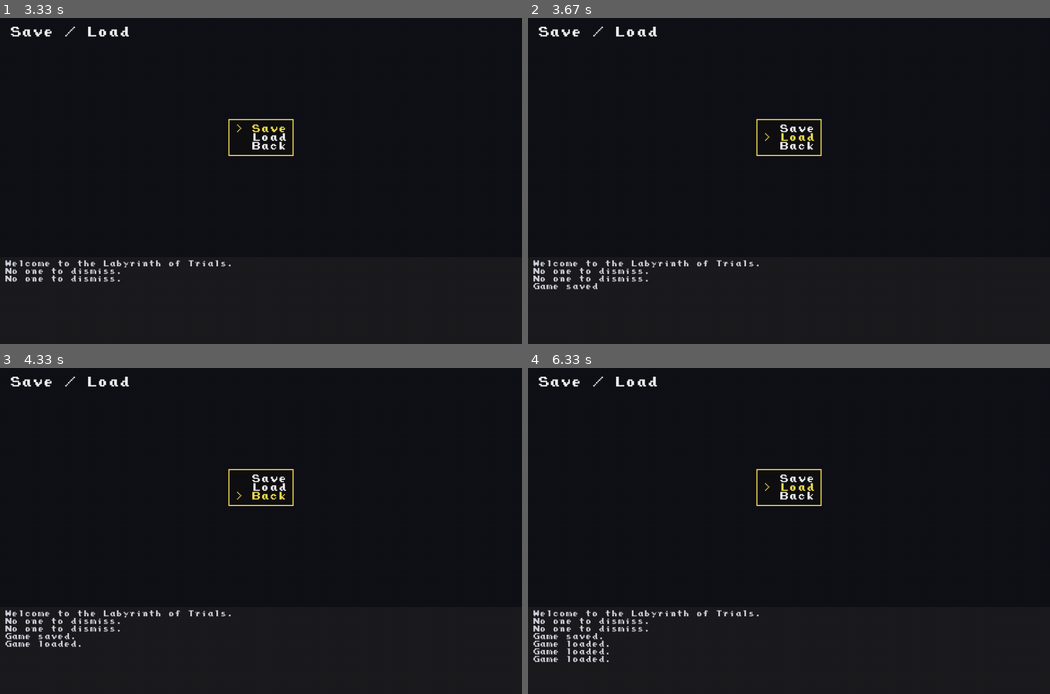
Above: before the commit, frames 1-4 (two rows, left to right).
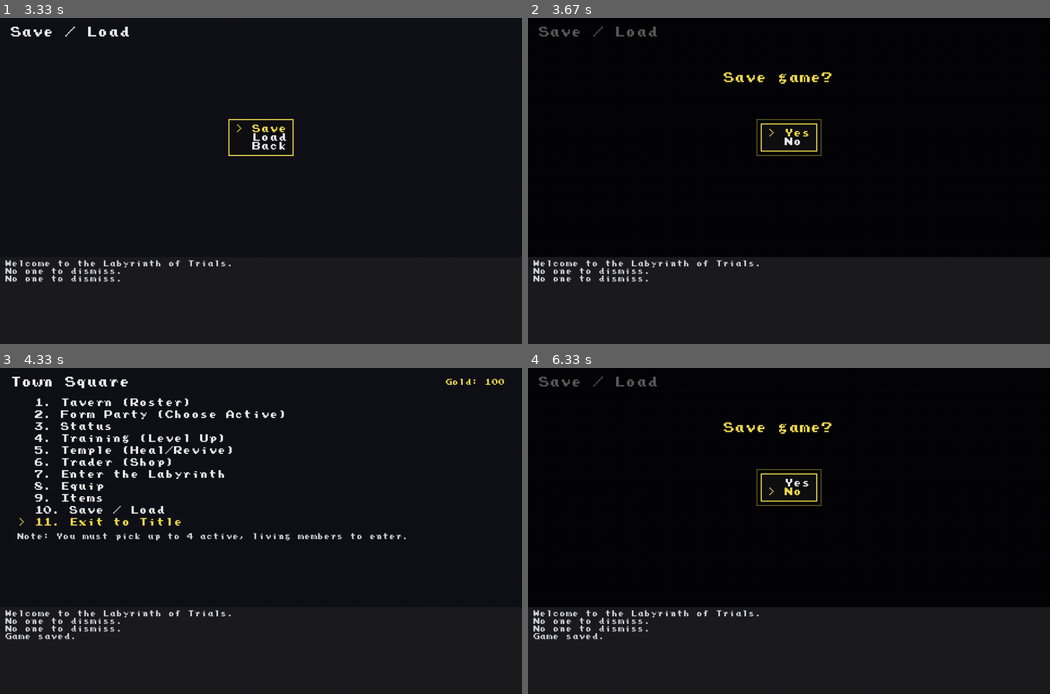
Above: after the commit, the same moments.

Repository: rodriguezric/dankest-deilou
Game: pygame game, started from main.py
The game is run twice, just before and just after one commit, with the same random seed, the same clock (stepped at 60 frames per second) and the same inputs.
Inputs:
- Up to frame 1 (3.33 s): tap Enter at 0.33, 1.55, 3.17 s; hold Space 0.67-1.13 s; hold Down 0.67-1.13 s; tap Space at 1.22, 2.43 s; hold Down 1.88-2.35 s; hold Up 2.77-3.13 s; tap K at 2.92 s
- Up to frame 2 (3.67 s): hold Enter from 3.5 s (still down); hold Down from 3.5 s (still down)
- Up to frame 3 (4.33 s): release Enter at 3.87 s; release Down at 3.87 s; tap Space at 3.9 s; hold Down from 4.23 s (still down)
- Up to frame 4 (6.33 s): release Down at 4.6 s; hold Up 4.63-4.93 s; tap Enter at 4.97 s; hold Down 5.3-5.6 s; hold Up 5.63-6 s; tap Space at 6.03 s

Frame 1 is identical in both runs. In frame 2, 1.3% of the frame differs, in the area x 1-59%, y 2-84%; in frame 3, 4.2%, in the area x 1-97%, y 2-86%; in frame 4, 1.5%.

Commit message:
updated save and load to have transitions, fixed town menu to reset idx on load

Diff:
--- a/main.py
+++ b/main.py
@@ -1592,6 +1592,10 @@
 
         # Save/Load menu index
         self.saveload_index = 0
+        # Save/Load confirmations
+        self.saveload_confirm_active: bool = False
+        self.saveload_confirm_kind: Optional[str] = None  # 'save' | 'load'
+        self.saveload_confirm_index: int = 1  # 0 Yes, 1 No (default No)
         # Title screen menu index
         self.title_index = 0
 
@@ -1623,6 +1627,15 @@
         self.scene_stage: int = 0  # 0 fade-out, 1 hold, 2 fade-in
         self.scene_t0: int = 0
         self.scene_dur: Tuple[int, int, int] = (0, 0, 0)
+
+        # Save confirmation overlay
+        self.save_feedback_active: bool = False
+        self.save_feedback_t0: int = 0
+
+        # Load transition (fade-out, load, fade-in to town)
+        self.load_feedback_active: bool = False
+        self.load_feedback_stage: int = 0  # 0 fade-out, 1 fade-in
+        self.load_feedback_t0: int = 0
 
 
     def load_json(self, path: str, default):
@@ -1703,6 +1716,69 @@
         self.scene_t0 = pygame.time.get_ticks()
         self.scene_dur = (fade_out_ms, hold_ms, fade_in_ms)
         self.mode = MODE_SCENE
+
+    # --------------- Save feedback overlay ---------------
+    def start_save_feedback(self):
+        # Begin a brief visual confirmation for saving
+        self.save_feedback_active = True
+        self.save_feedback_t0 = pygame.time.get_ticks()
+
+    def start_load_feedback(self):
+        # Begin fade-out, then load, then fade-in to town
+        self.load_feedback_active = True
+        self.load_feedback_stage = 0
+        self.load_feedback_t0 = pygame.time.get_ticks()
+
+    def draw_save_feedback(self):
+        if not self.save_feedback_active:
+            return
+        now = pygame.time.get_ticks()
+        dt = now - self.save_feedback_t0
+        view = self.screen.subsurface(pygame.Rect(0, 0, WIDTH, VIEW_H))
+        # Quick white flash; no popup
+        if dt < 120:
+            overlay = pygame.Surface((WIDTH, VIEW_H), pygame.SRCALPHA)
+            overlay.fill((255, 255, 255, 220))
+            view.blit(overlay, (0, 0))
+        else:
+            # End feedback quickly and return to town
+            self.save_feedback_active = False
+            self.mode = MODE_TOWN
+
+    def draw_load_feedback(self):
+        if not self.load_feedback_active:
+            return
+        now = pygame.time.get_ticks()
+        view = self.screen.subsurface(pygame.Rect(0, 0, WIDTH, VIEW_H))
+        if self.load_feedback_stage == 0:
+            # Fade to black over 400ms on current screen
+            dt = now - self.load_feedback_t0
+            dur = 400
+            p = max(0.0, min(1.0, dt / dur))
+            alpha = int(255 * p)
+            overlay = pygame.Surface((WIDTH, VIEW_H), pygame.SRCALPHA)
+            overlay.fill((0, 0, 0, alpha))
+            view.blit(overlay, (0, 0))
+            if dt >= dur:
+                # Perform the load once, then switch to town and fade back in
+                try:
+                    self.load()
+                except Exception:
+                    pass
+                self.mode = MODE_TOWN
+                self.load_feedback_stage = 1
+                self.load_feedback_t0 = now
+        else:
+            # Fade back in from black over 500ms while drawing town
+            dt = now - self.load_feedback_t0
+            dur = 500
+            p = max(0.0, min(1.0, dt / dur))
+            alpha = int(255 * (1.0 - p))
+            overlay = pygame.Surface((WIDTH, VIEW_H), pygame.SRCALPHA)
+            overlay.fill((0, 0, 0, alpha))
+            view.blit(overlay, (0, 0))
+            if dt >= dur:
+                self.load_feedback_active = False
 
     def draw_scene_transition(self):
         # 0: fade-out from scene_from, 1: black hold, 2: fade-in to scene_to
@@ -1762,6 +1838,8 @@
         with open(path, "w") as f:
             json.dump(data, f, indent=2)
         self.log.add("Game saved.")
+        # Trigger visual confirmation
+        self.start_save_feedback()
 
     def load(self, path="save.json"):
         if not os.path.exists(path):
@@ -1775,6 +1853,8 @@
         self.pos = tuple(data.get("pos", (2, 2)))
         self.facing = int(data.get("facing", 1))
         self.log.add("Game loaded.")
+        # After loading, ensure town menu starts at the top choice
+        self.menu_index = 0
 
 
     def draw_title(self):
@@ -2590,18 +2670,64 @@
         self.r.text_big(view, "Save / Load", (20, 16))
         opts = ["Save", "Load", "Back"]
         self.r.draw_center_menu(opts, self.saveload_index)
+        # Confirmation popup overlay
+        if getattr(self, 'saveload_confirm_active', False):
+            s = pygame.Surface((WIDTH, VIEW_H), pygame.SRCALPHA)
+            s.fill((0, 0, 0, 160))
+            view.blit(s, (0, 0))
+            title = "Save game?" if self.saveload_confirm_kind == 'save' else "Load game?"
+            self.r.text_big(view, title, (WIDTH//2 - 120, 100), YELLOW)
+            self.r.draw_center_menu(["Yes", "No"], self.saveload_confirm_index)
 
     def saveload_input(self, event):
         if event.type == pygame.KEYDOWN:
+            # Ignore input while save/load transition overlays are active
+            if getattr(self, 'save_feedback_active', False) or getattr(self, 'load_feedback_active', False):
+                return
+            # Handle confirmation mode
+            if getattr(self, 'saveload_confirm_active', False):
+                if event.key in (pygame.K_UP, pygame.K_k, pygame.K_DOWN, pygame.K_j):
+                    self.saveload_confirm_index = 1 - self.saveload_confirm_index
+                elif event.key in (pygame.K_RETURN, pygame.K_SPACE):
+                    if self.saveload_confirm_index == 0:  # Yes
+                        kind = self.saveload_confirm_kind
+                        self.saveload_confirm_active = False
+                        self.saveload_confirm_kind = None
+                        self.saveload_confirm_index = 1
+                        if kind == 'save':
+                            self.save()
+                        elif kind == 'load':
+                            # Only begin transition if a save file exists
+                            path = "save.json"
+                            if os.path.exists(path):
+                                # Start fade-out/in transition and perform load mid-way
+                                self.start_load_feedback()
+                            else:
+                                self.log.add("No save file found.")
+                    else:  # No
+                        self.saveload_confirm_active = False
+                        self.saveload_confirm_kind = None
+                        self.saveload_confirm_index = 1
+                elif event.key == pygame.K_ESCAPE:
+                    self.saveload_confirm_active = False
+                    self.saveload_confirm_kind = None
+                    self.saveload_confirm_index = 1
+                return
             if event.key in (pygame.K_UP, pygame.K_k):
                 self.saveload_index = (self.saveload_index - 1) % 3
             elif event.key in (pygame.K_DOWN, pygame.K_j):
                 self.saveload_index = (self.saveload_index + 1) % 3
             elif event.key in (pygame.K_RETURN, pygame.K_SPACE):
                 if self.saveload_index == 0:
-                    self.save()
+                    # ask to confirm save
+                    self.saveload_confirm_active = True
+                    self.saveload_confirm_kind = 'save'
+                    self.saveload_confirm_index = 1
                 elif self.saveload_index == 1:
-                    self.load()
+                    # ask to confirm load
+                    self.saveload_confirm_active = True
+                    self.saveload_confirm_kind = 'load'
+                    self.saveload_confirm_index = 1
                 else:
                     self.mode = MODE_TOWN
             elif event.key == pygame.K_ESCAPE:
@@ -3701,6 +3827,9 @@
                 if event.type == pygame.QUIT:
                     running = False
                 else:
+                    # Ignore inputs during save/load overlays
+                    if getattr(self, 'save_feedback_active', False) or getattr(self, 'load_feedback_active', False):
+                        continue
                     if self.mode == MODE_TITLE:
                         self.title_input(event)
                     elif self.mode == MODE_TOWN:
@@ -3787,6 +3916,9 @@
                 elif self.mode == MODE_BATTLE:
                     self.draw_battle()
 
+                # Overlays that can appear on top
+                self.draw_save_feedback()
+                self.draw_load_feedback()
                 # Draw message log for non-title scenes (with typewriter effect)
                 self.r.draw_log(self.log.render_lines())
             pygame.display.flip()
